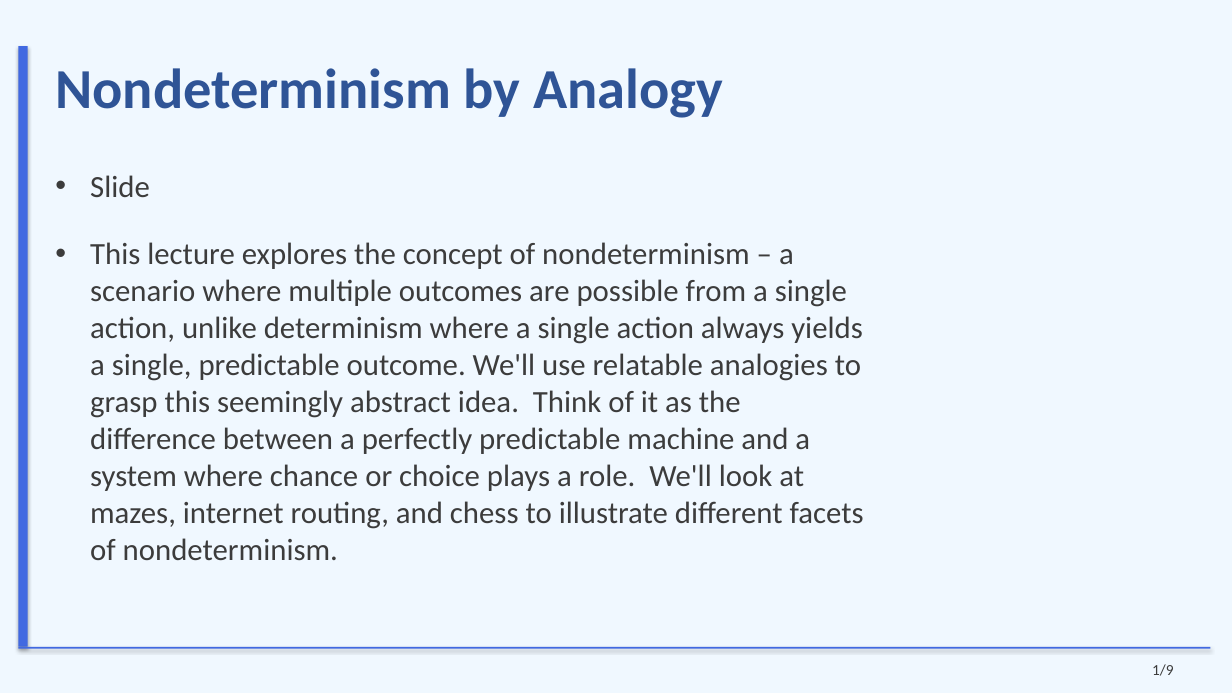
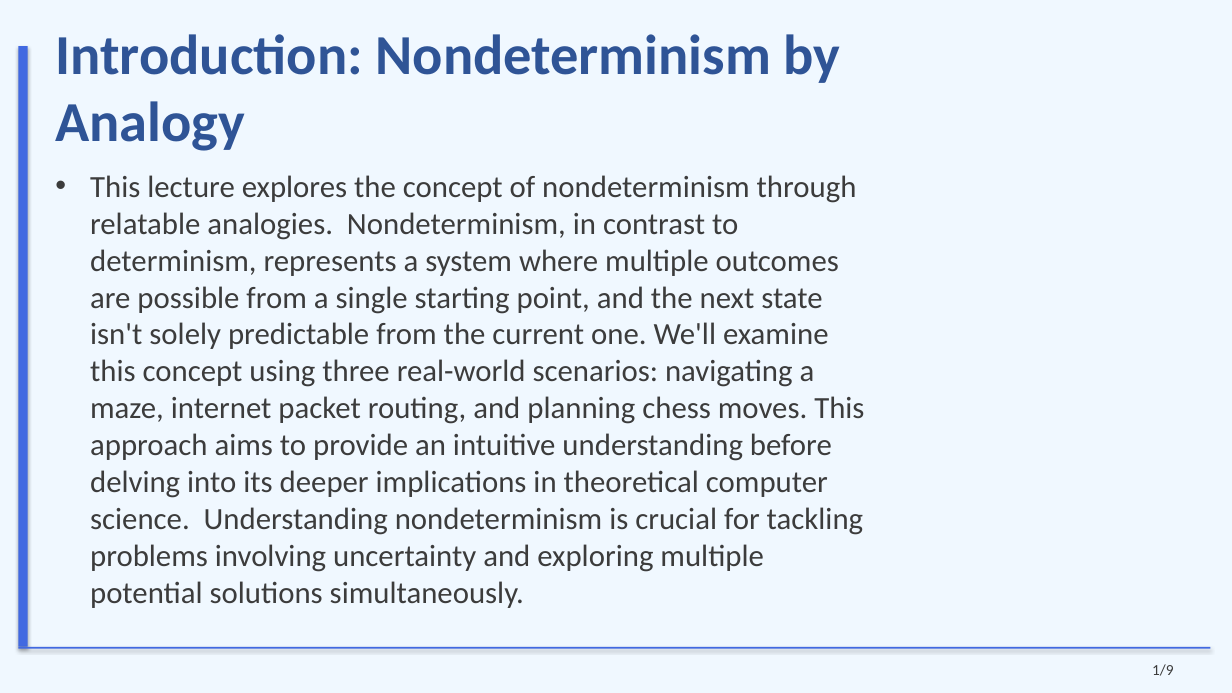
Before and after one commit to sanskarsri26/pdf-to-lecture, a slide deck: slide 1 of Styled_Slides.pptx. Drawn at 1232x693 pixels with LibreOffice and Linux fonts; fonts in the diff are those of the drawing. Boxes give left, top, right and bottom in pixels: in the first picture for what was removed or moved away, otherwise in the second. Text is boxed around its words. In the diff, an @@ line names an element or a change of style, - is before the commit and + after.

```diff
--- a/Styled_Slides.pptx
+++ b/Styled_Slides.pptx
@@ title at (x1=55, y1=34, x2=841, y2=151): text changed @@
-Nondeterminism by Analogy
+Introduction: Nondeterminism by Analogy
@@ text at (x1=90, y1=175, x2=864, y2=608): text changed @@
-• Slide
-• This lecture explores the concept of nondeterminism – a scenario where multiple outcomes are possible from a single action, unlike determinism where a single action always yields a single, predictable outcome. We'll use relatable analogies to grasp this seemingly abstract idea. Think of it as the difference between a perfectly predictable machine and a system where chance or choice plays a role. We'll look at mazes, internet routing, and chess to illustrate different facets of nondeterminism.
+• This lecture explores the concept of nondeterminism through relatable analogies. Nondeterminism, in contrast to determinism, represents a system where multiple outcomes are possible from a single starting point, and the next state isn't solely predictable from the current one. We'll examine this concept using three real-world scenarios: navigating a maze, internet packet routing, and planning chess moves. This approach aims to provide an intuitive understanding before delving into its deeper implications in theoretical computer science. Understanding nondeterminism is crucial for tackling problems involving uncertainty and exploring multiple potential solutions simultaneously.
```
Also in this commit, not shown: 7 other slides changed, 1 slide added, 1 slide removed, 21 other files.
